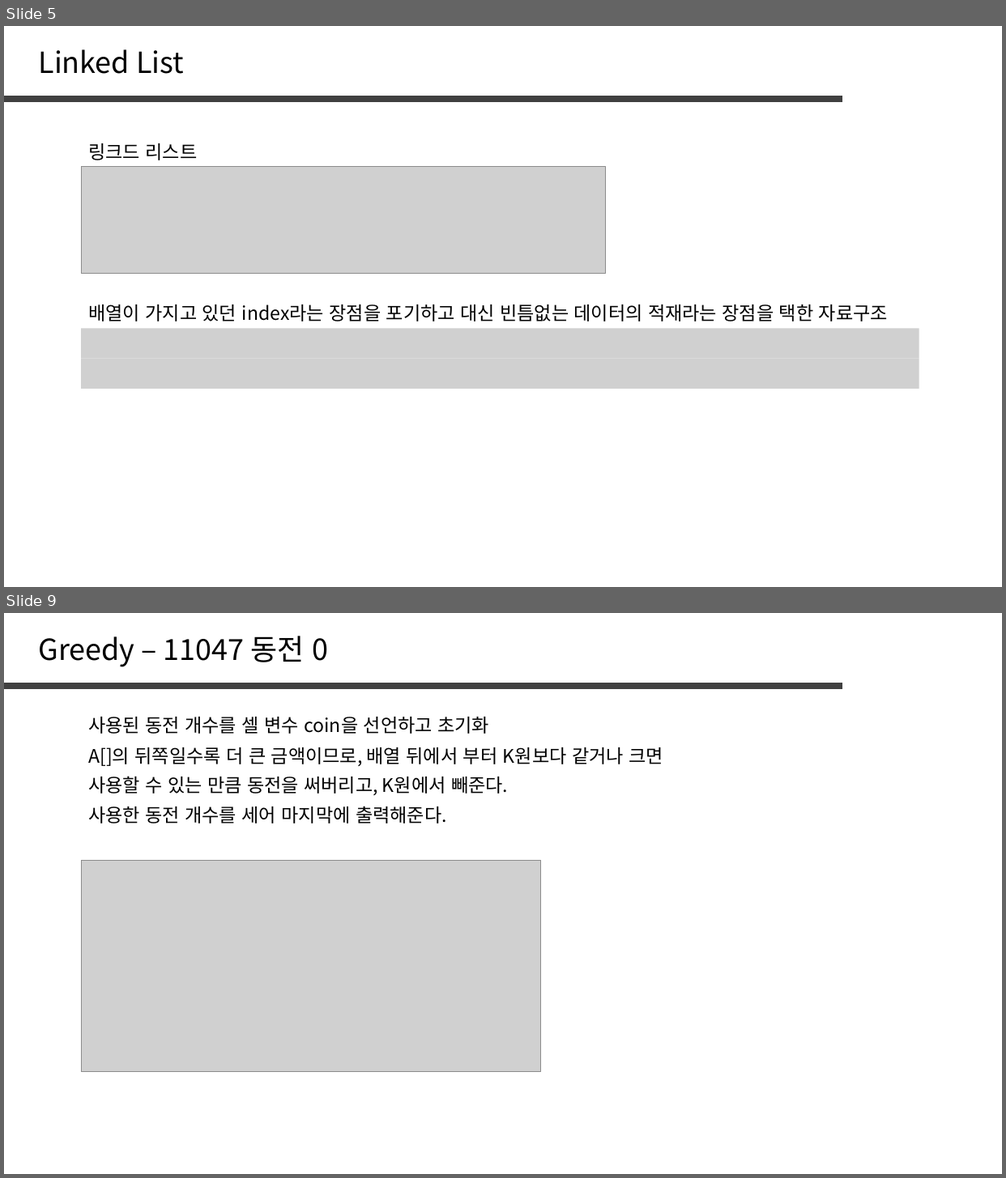
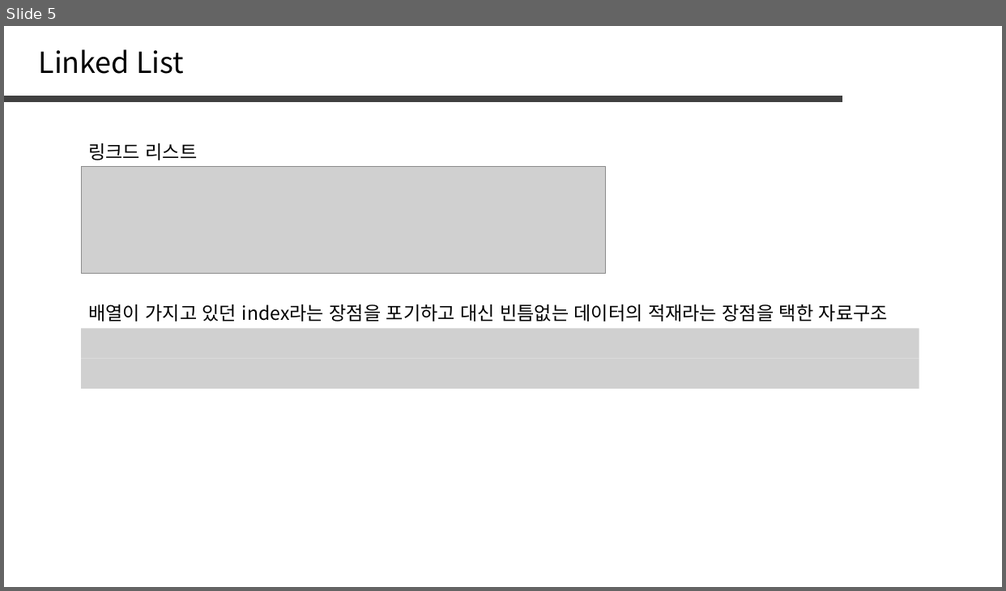
Before and after one commit to jaehoo1/PS-study, a slide deck: study/7_Stack, Queue, List.pptx. Shown one above the other, each under a label of ours: slides 5 and 9 before the commit, slide 5 after it; the slides between them are not shown. The pictures are 1006x1178 and 1006x591 pixels, drawn with LibreOffice and Linux fonts; fonts in the diff are those of the drawing; grey boxes stand for pictures. Boxes give left, top, right and bottom in pixels: in the first picture for what was removed or moved away, otherwise in the second. Text is boxed around its words. In the diff, an @@ line names an element or a change of style, - is before the commit and + after.

```diff
--- a/study/7_Stack, Queue, List.pptx
+++ b/study/7_Stack, Queue, List.pptx
@@ slide 9 removed at [4,613,1002,1174], background #FFFFFF @@
@@ text removed at [39,636,329,667] @@
-Greedy – 11047 동전 0
@@ line removed from (4, 686) to (842, 686) @@
@@ text removed at [88,717,489,734] @@
-사용된 동전 개수를 셀 변수 coin을 선언하고 초기화
@@ text removed at [88,747,663,766] @@
-A[]의 뒤쪽일수록 더 큰 금액이므로, 배열 뒤에서 부터 K원보다 같거나 크면
@@ text removed at [88,776,508,795] @@
-사용할 수 있는 만큼 동전을 써버리고, K원에서 빼준다.
@@ text removed at [88,806,447,824] @@
-사용한 동전 개수를 세어 마지막에 출력해준다.
@@ picture removed at [81,860,541,1072] @@
```
Also in this commit, not shown: 2 slides changed, 7 slides added, 30 other slides removed.
